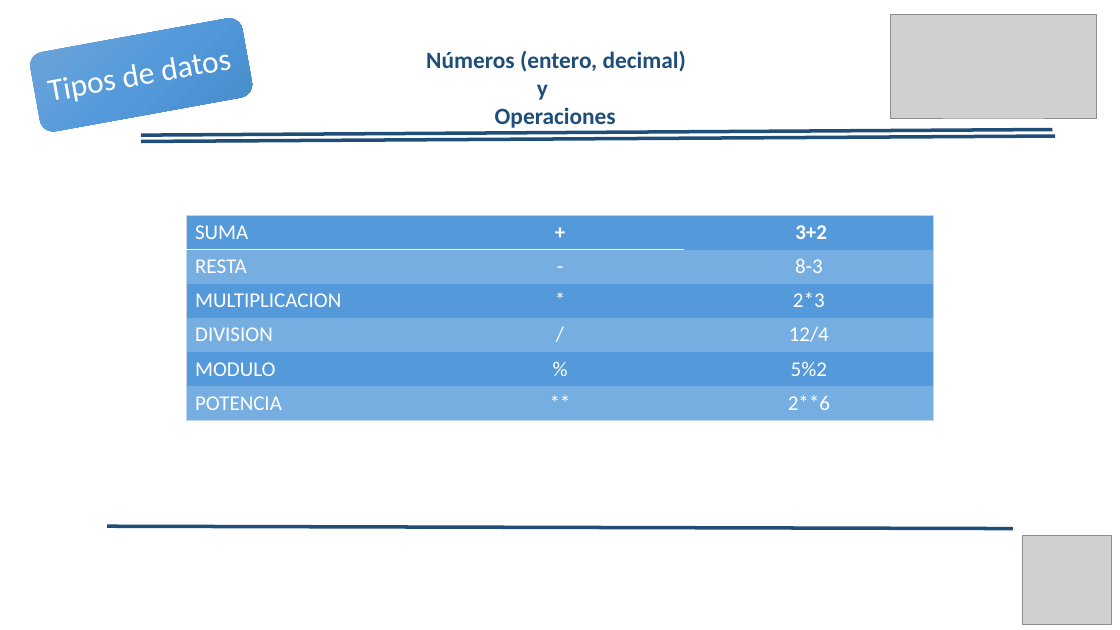
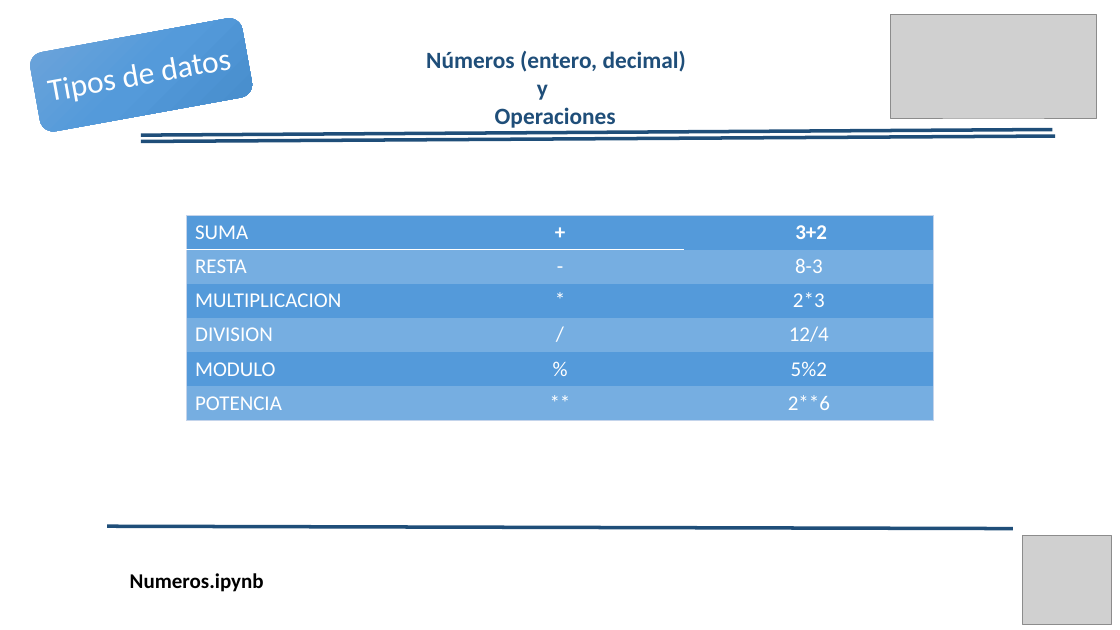
Before and after one commit to Duvandres19/Analitica_Python, a slide deck: slide 3 of Curso_Analitica_fundamentosPogramacionPython.pptx. Drawn at 1120x630 pixels with LibreOffice and Linux fonts; fonts in the diff are those of the drawing; grey boxes stand for pictures; background and template pictures are left out. Boxes give left, top, right and bottom in pixels: in the first picture for what was removed or moved away, otherwise in the second. Text is boxed around its words. In the diff, an @@ line names an element or a change of style, - is before the commit and + after.

```diff
--- a/Curso_Analitica_fundamentosPogramacionPython.pptx
+++ b/Curso_Analitica_fundamentosPogramacionPython.pptx
@@ text added at (130,573,264,592), 18 pt, text #000000, bold @@
+Numeros.ipynb
```
Also in this commit, not shown: 13 other slides changed, 5 slides added, 29 other files.
